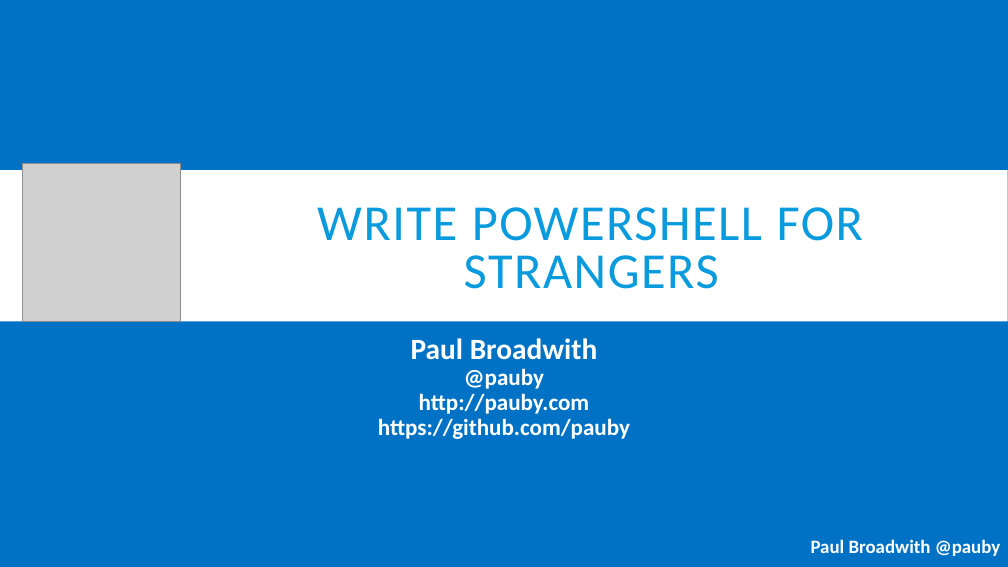
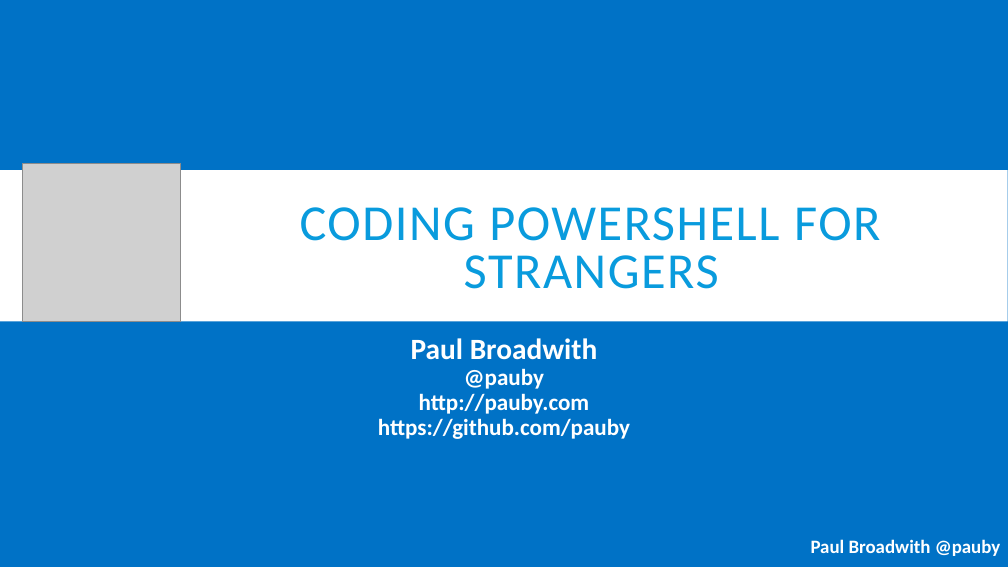
Before and after one commit to powershellorguk/Scotland, a slide deck: slide 1 of 2017/June/Be A Good Coding Citizen - Dont Create Code For Yourself.pptx. Drawn at 1008x567 pixels with LibreOffice and Linux fonts; fonts in the diff are those of the drawing; grey boxes stand for pictures. Boxes give left, top, right and bottom in pixels: in the first picture for what was removed or moved away, otherwise in the second. Text is boxed around its words. In the diff, an @@ line names an element or a change of style, - is before the commit and + after.

Commit message:
Updated slide

```diff
--- a/2017/June/Be A Good Coding Citizen - Dont Create Code For Yourself.pptx
+++ b/2017/June/Be A Good Coding Citizen - Dont Create Code For Yourself.pptx
@@ title at bbox=[300, 207, 880, 289]: text changed @@
-WRITE POWERSHELL FOR STRANGERS
+CODING POWERSHELL FOR STRANGERS
```
Also in this commit, not shown: 1 other slide changed, 1 other file.
